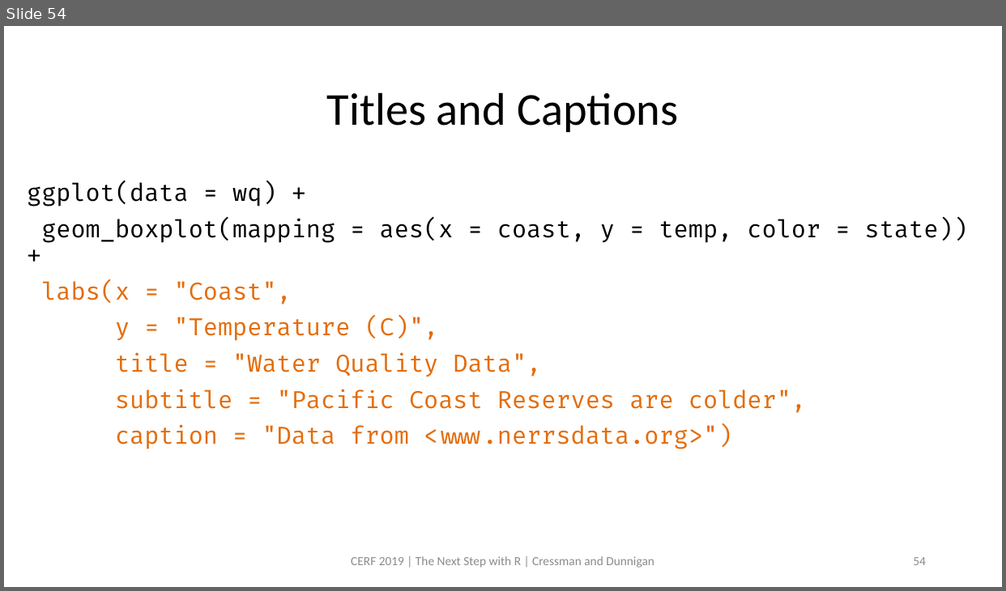
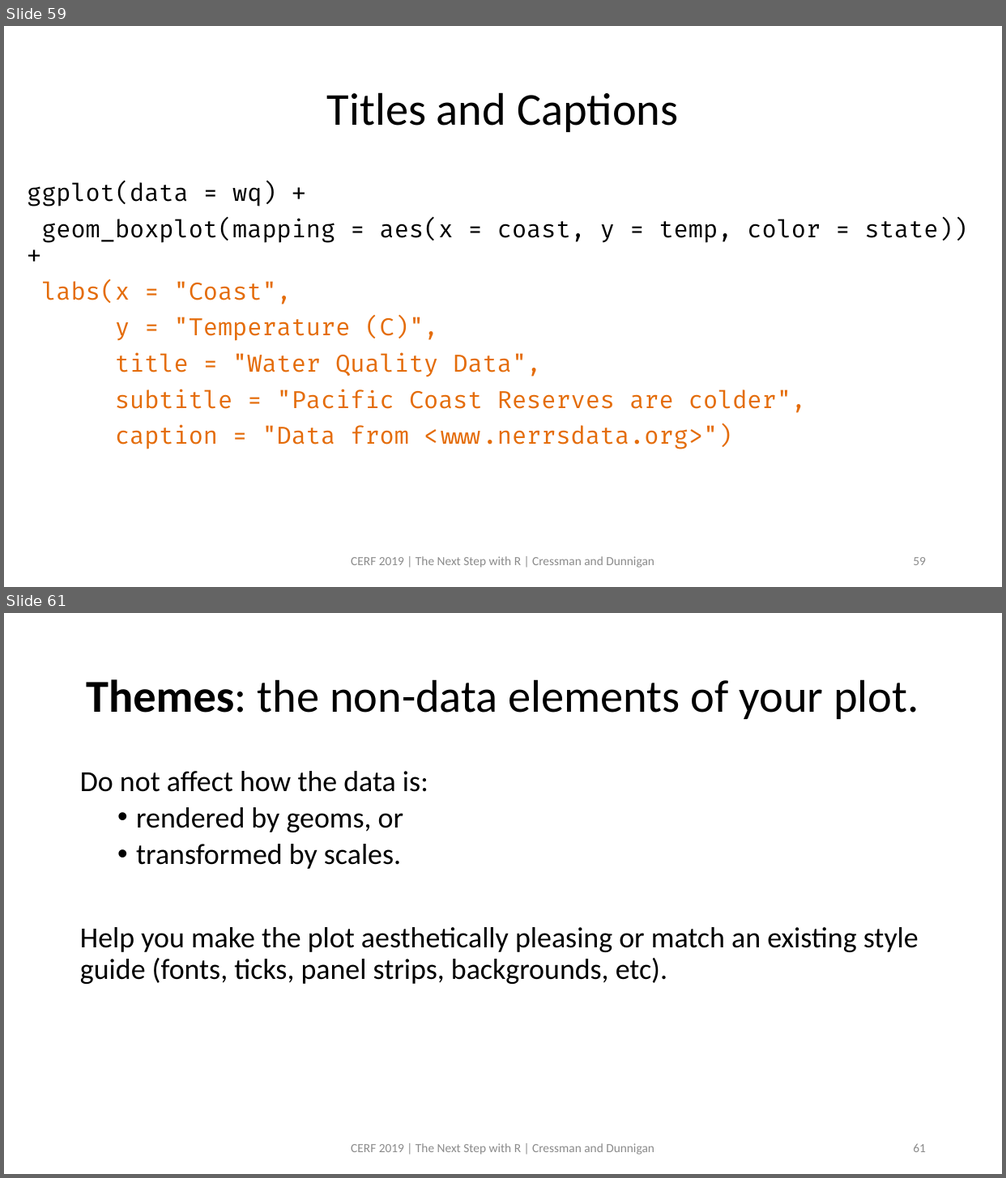
Before and after one commit to swmpkim/2019_CERF, a slide deck: slides/01_Visualize.pptx. Shown one above the other, each under a label of ours: slide 54 before the commit, slides 59 and 61 after it; the slides between them are not shown. The pictures are 1006x591 and 1006x1178 pixels, drawn with LibreOffice and Linux fonts; fonts in the diff are those of the drawing. Boxes give left, top, right and bottom in pixels: in the first picture for what was removed or moved away, otherwise in the second. Text is boxed around its words. In the diff, an @@ line names an element or a change of style, - is before the commit and + after.

```diff
--- a/slides/01_Visualize.pptx
+++ b/slides/01_Visualize.pptx
@@ slide 61 added at bbox=[4, 613, 1002, 1174], background #FFFFFF @@
@@ title added at bbox=[86, 679, 918, 719], 44 pt, text #000000 @@
+Themes: the non-data elements of your plot.
@@ text added at bbox=[80, 771, 918, 984], 28 pt, text #000000 @@
+Do not affect how the data is:
+  • rendered by geoms, or
+  • transformed by scales.
+Help you make the plot aesthetically pleasing or match an existing style guide (fonts, ticks, panel strips, backgrounds, etc).
@@ text added at bbox=[351, 1144, 654, 1155], 12 pt, text #8C8C8C @@
+CERF 2019 | The Next Step with R | Cressman and Dunnigan
@@ page number added at bbox=[913, 1144, 926, 1152], 12 pt, text #8C8C8C @@
+61
@@ what was slide 54 is now slide 59 @@
@@ page number at bbox=[913, 557, 926, 565]: text changed @@
-54
+59
```
Also in this commit, not shown: 10 slides changed, 9 other slides added.
